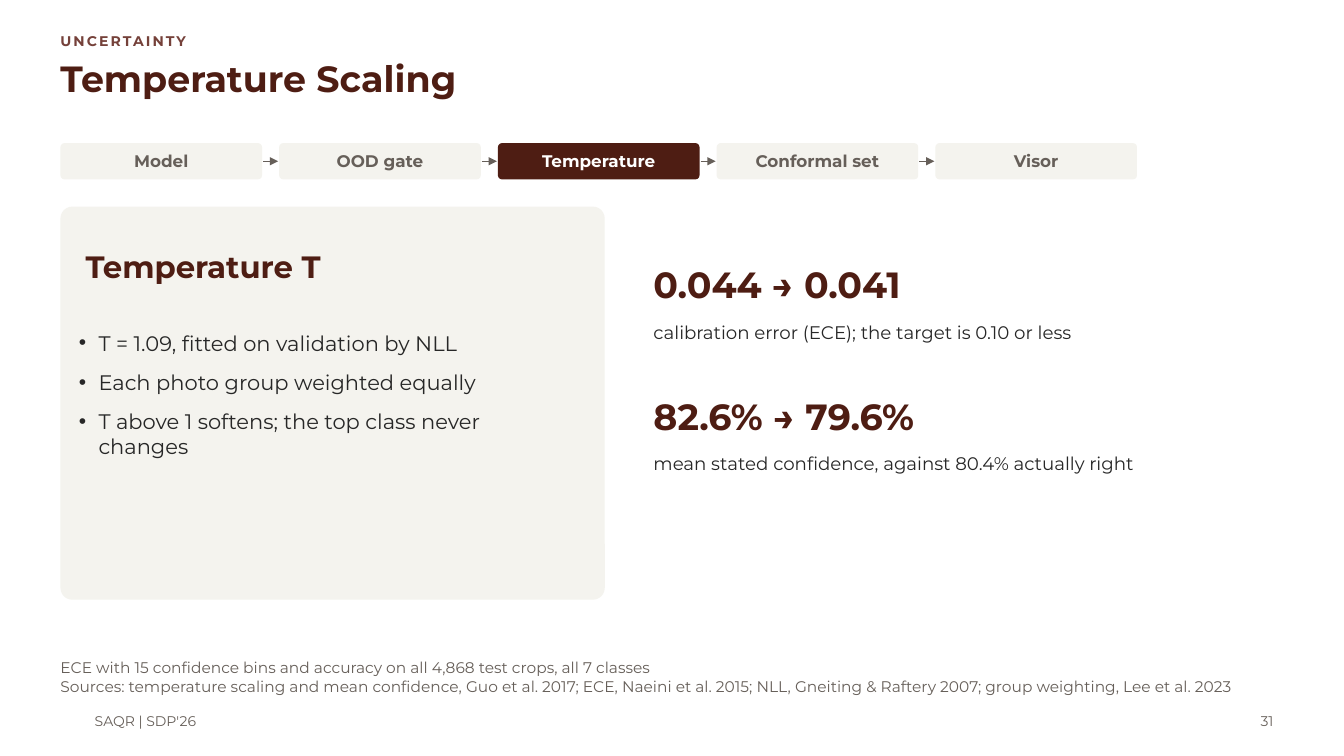
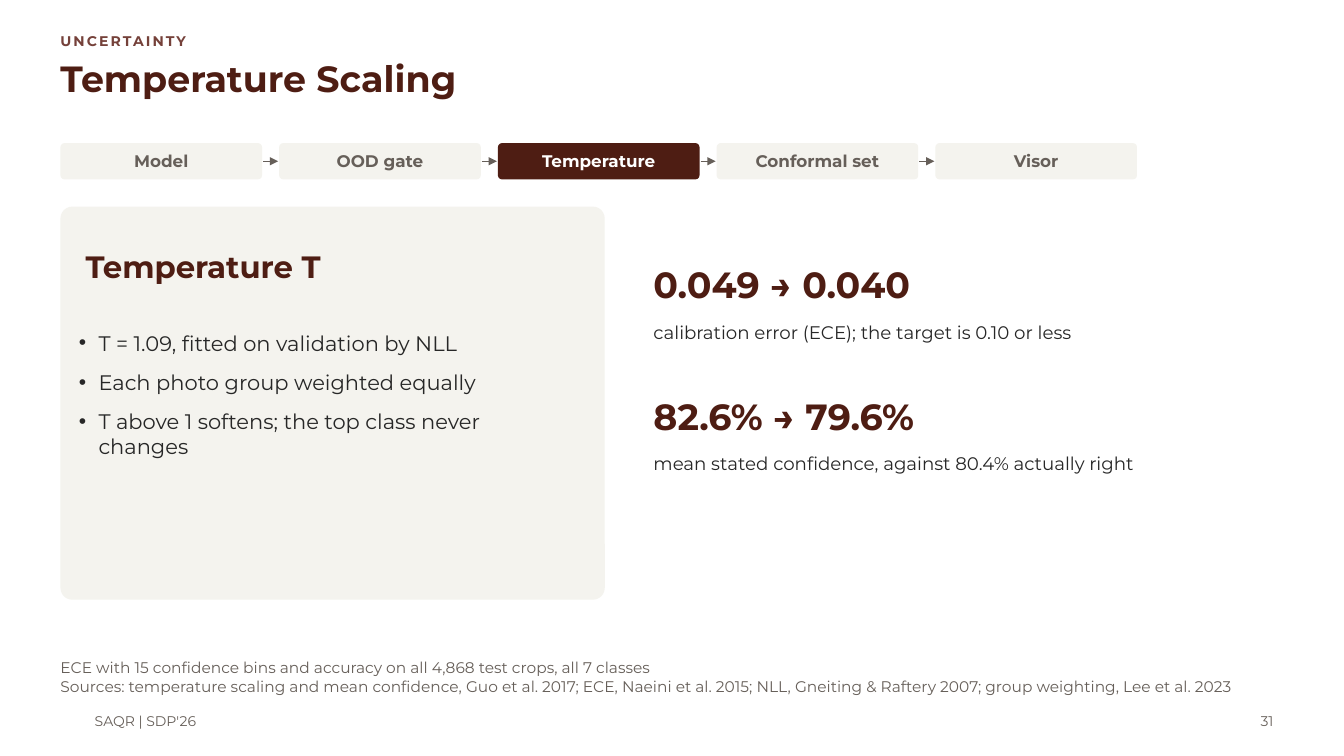
Before and after one commit to MASAR-AUS/SAQR, a slide deck: slide 31 of SAQR CMP490 Presentation.pptx. Drawn at 1344x756 pixels with LibreOffice and Linux fonts; fonts in the diff are those of the drawing; background and template pictures are left out. Boxes give left, top, right and bottom in pixels: in the first picture for what was removed or moved away, otherwise in the second. Text is boxed around its words. In the diff, an @@ line names an element or a change of style, - is before the commit and + after.

```diff
--- a/SAQR CMP490 Presentation.pptx
+++ b/SAQR CMP490 Presentation.pptx
@@ text at (x1=653, y1=272, x2=910, y2=299): text changed @@
-0.044 → 0.041
+0.049 → 0.040
```
Also in this commit, not shown: 11 other slides changed, 1 slide removed.
